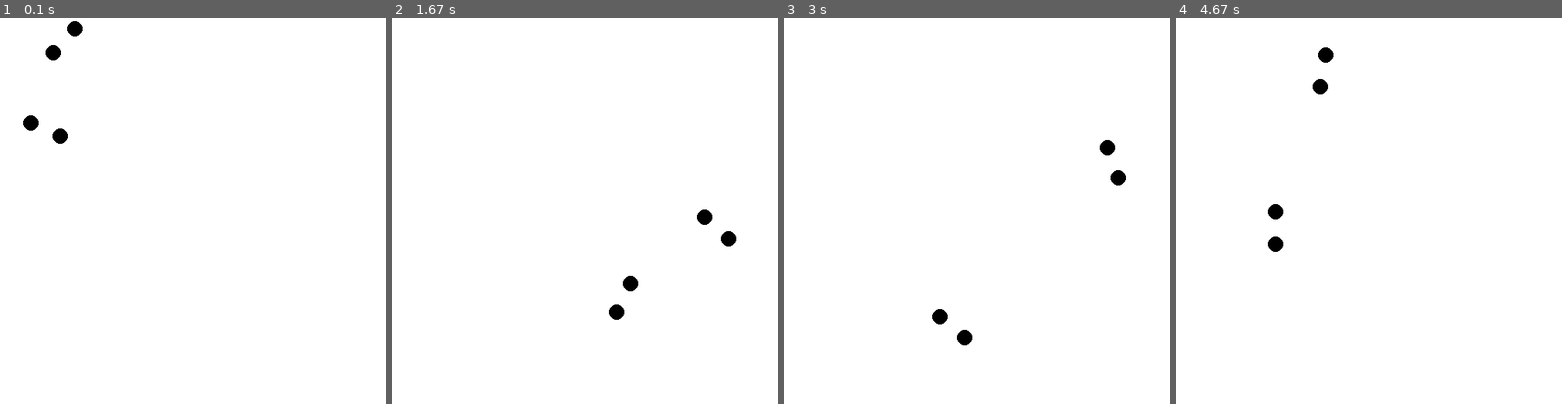
Above: before the commit, frames 1-4 (left to right).
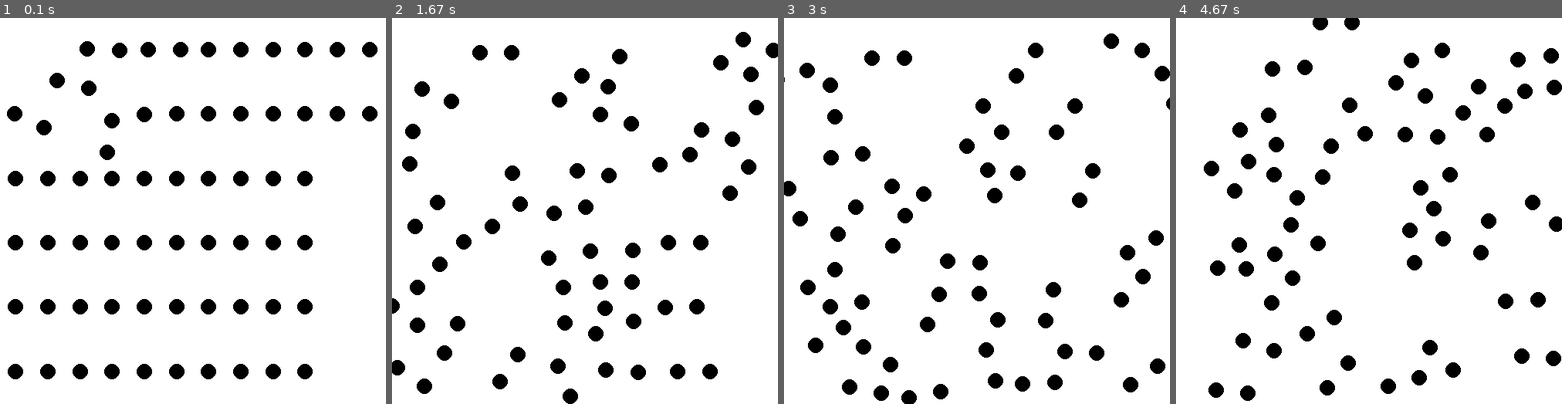
Above: after the commit, the same moments.

Repository: NickKlokkou/MPhysProject
Game: pygame game, started from MphysProject/DimerModel.py
Two runs of this game, one before a commit and one after it. Both use one fixed random seed, a clock stepped at 60 frames per second and the inputs below. The source is Python 2; it was converted automatically to run under Python 3.
Inputs:
- Up to frame 1 (0.1 s): no input
- Up to frame 2 (1.67 s): no input
- Up to frame 3 (3 s): no input
- Up to frame 4 (4.67 s): no input

The runs differ from the first frame. In frame 1, 8.4% of the frame differs, in the area x 1-98%, y 0-94%; in frame 2, 7.9%; in frame 3, 8.1%; in frame 4, 8.3%.

Commit message:
better initial lattice

Diff:
--- a/MphysProject/DimerModel.py
+++ b/MphysProject/DimerModel.py
@@ -73,8 +73,8 @@
     return ux, uy
 
 d = 1.0#distance dimers are apart
-dt = 0.0009
-N=4
+dt = 0.00009#0.0009
+N=64
 L = 12.0
 xmax = 0.5*L - 0.5
 t=0.0
@@ -91,13 +91,24 @@
 print pairs
 
 halfNsqrt=ceil(sqrt(float(N)/2))
-
+"""
 for ij in range(N/2):
     i,j = divmod(ij, halfNsqrt)
     ux[2*ij]=1.3*i - L/2.0 + 1 -d/2
     uy[2*ij]=1.3*j - L/2.0 + 1
     ux[2*ij+1]=1.3*i - L/2.0 + 1 +d/2
     uy[2*ij+1]=1.3*j - L/2.0 + 1
+
+"""
+
+for ij in range(N/2):
+    i,j = divmod(ij, halfNsqrt)
+    ux[2*ij]=(i+0.5)*L/halfNsqrt-L/2 -d/2
+    uy[2*ij]=(j+0.5)*L/halfNsqrt-L/2
+    ux[2*ij+1]=(i+0.5)*L/halfNsqrt-L/2 +d/2
+    uy[2*ij+1]=(j+0.5)*L/halfNsqrt-L/2
+
+print ux, uy
 pygame.init()
 Lscreen = 500.0
 screen_size = 500.0
@@ -107,8 +118,10 @@
 pygame.display.set_caption('Molecules with Lennard-Jones potential. N = '+str(N))
 clock = pygame.time.Clock()
 
-vx[0]=7.0 #initial conditions: one particle moves
-vy[0]=5.0
+vx[0]=100.0 #initial conditions: one particle moves
+vy[0]=100.0
+vx[1]=10.0
+vy[1]=10.0
 ax,ay=forces(ux,uy,N)
 
 
